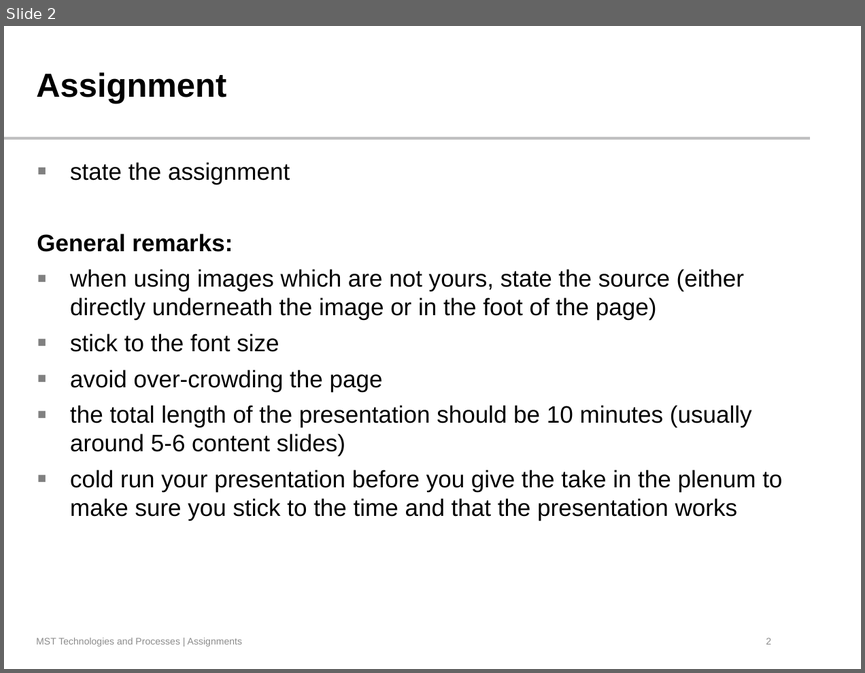
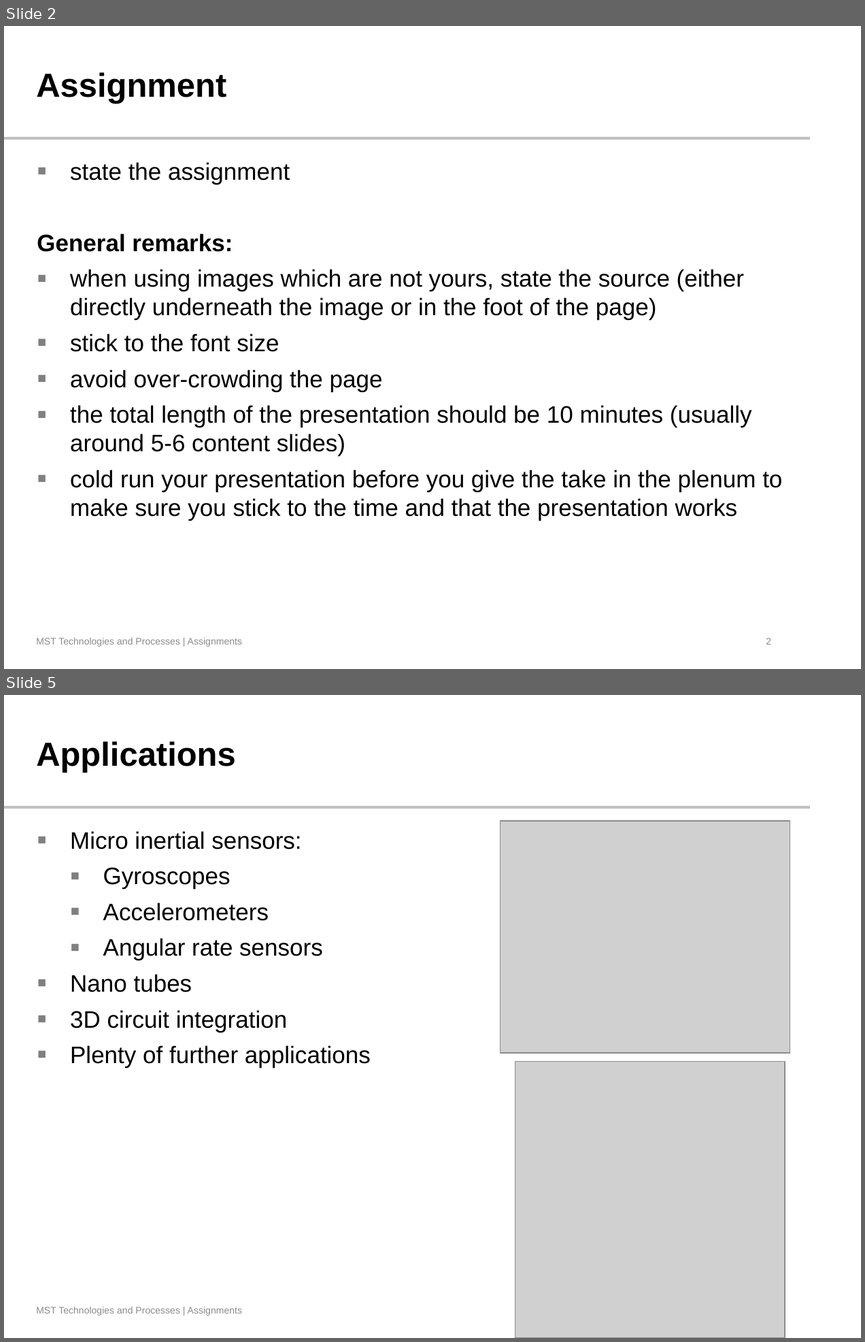
Before and after one commit to JayWiz/MST---High-Aspect-Ratio-MEMS, a slide deck: High_Aspect_Ratio_MEMS.pptx. Shown one above the other, each under a label of ours: slide 2 before the commit, slides 2 and 5 after it; the slides between them are not shown. The pictures are 865x673 and 865x1342 pixels, drawn with LibreOffice and Linux fonts; fonts in the diff are those of the drawing; grey boxes stand for pictures; background and template pictures are left out. Boxes give left, top, right and bottom in pixels: in the first picture for what was removed or moved away, otherwise in the second. Text is boxed around its words. In the diff, an @@ line names an element or a change of style, - is before the commit and + after.

```diff
--- a/High_Aspect_Ratio_MEMS.pptx
+++ b/High_Aspect_Ratio_MEMS.pptx
@@ slide 5 added at <box>4,695,861,1338</box>, background #FFFFFF; not listed: 2 template elements that a slide beside it also shows @@
@@ title added at <box>36,741,236,773</box>, 28 pt, text #000000, bold @@
+Applications
@@ text added at <box>70,831,371,1068</box>, 20 pt, text #000000 @@
+▪ Micro inertial sensors:
+  ▪ Gyroscopes
+  ▪ Accelerometers
+  ▪ Angular rate sensors
+▪ Nano tubes
+▪ 3D circuit integration
+▪ Plenty of further applications
@@ picture added at <box>500,821,789,1053</box> @@
@@ picture added at <box>515,1061,785,1338</box> @@
```
Also in this commit, not shown: 1 slide changed, 5 other slides added, 2 slides removed, 5 other files.
